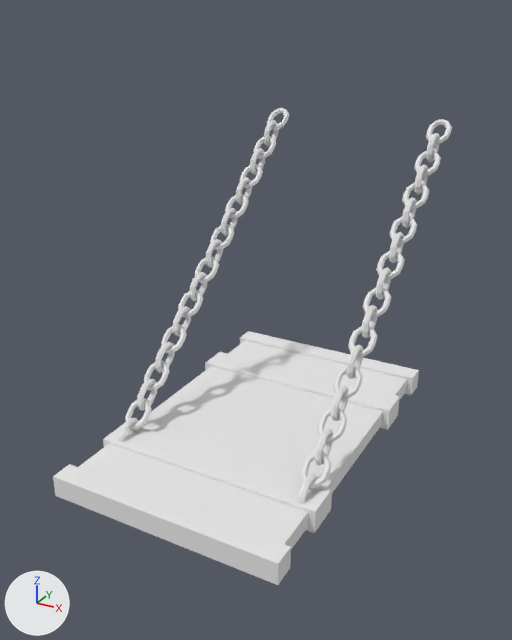
What one commit did to the Blender file Assets/Models/drawbridge.blend.
Rendered twice from a 50 mm camera at (4.51, -8.32, 5.94) aimed at (-0.22, 0.28, 1.63). Arrows for +X, +Y and +Z are at lower left; the lights stay in place.
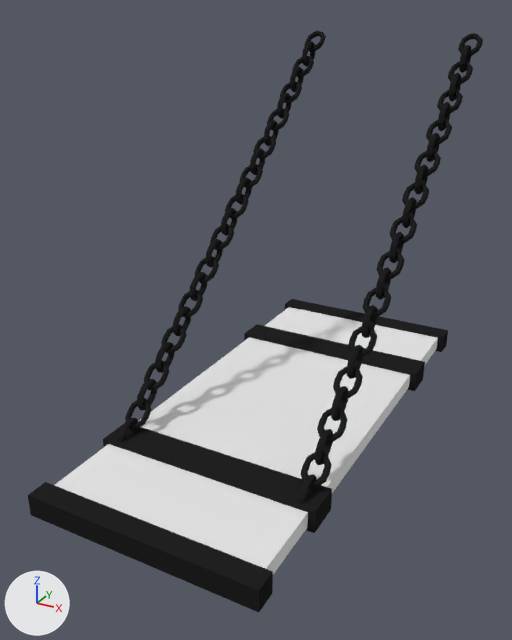
The edits, one by one:
Material 'Material' (mat_material) changes colour from white #e7e7e7 to black #222222; in linear values from (0.8, 0.8, 0.8) to (0.016, 0.016, 0.016).
me_torus is used by ob_torus; location (-1.44, -1.38, 0.18); rotation (1.571, -0.696, 1.571), in degrees (90, -40, 90).
me_torus had 2936 vertices, 2934 faces and spanned x -1.23..6.39, y -2.86..0.83, z -0.26..3.15.
me_torus now has 3800 vertices, 3798 faces and spans x -1.58..8.33, y -4.09..1.12, z -0.26..3.15.
me_torus part 1: the loose piece of 72 vertices spanning x 5.55..6.06, y -0.18..0.2, z 2.86..2.95 is copied, and the copy is moved by (1.94, 0.0, 0.0); it spans x 7.49..8.0, y -0.18..0.21, z 2.86..2.95.
me_torus part 2: the loose piece of 72 vertices spanning x 5.87..6.39, y -0.03..0.05, z 2.71..3.1 is copied, and the copy is moved by (1.94, 0.0, 0.0); it spans x 7.81..8.33, y -0.03..0.05, z 2.71..3.1.
me_torus part 3: the loose piece of 72 vertices spanning x 5.55..6.06, y -0.18..0.2, z 2.86..2.95 is copied, and the copy is moved by (1.29, 0.0, 0.0); it spans x 6.84..7.36, y -0.18..0.21, z 2.86..2.95.
me_torus part 4: the loose piece of 72 vertices spanning x 5.87..6.39, y -0.03..0.05, z 2.71..3.1 is copied, and the copy is moved by (1.29, 0.0, 0.0); it spans x 7.17..7.68, y -0.03..0.05, z 2.71..3.1.
me_torus part 5: the loose piece of 72 vertices spanning x 5.55..6.06, y -0.18..0.2, z 2.86..2.95 is copied, and the copy is moved by (0.65, 0.0, 0.0); it spans x 6.2..6.71, y -0.18..0.21, z 2.86..2.95.
me_torus part 6: the loose piece of 72 vertices spanning x 5.87..6.39, y -0.03..0.05, z 2.71..3.1 is copied, and the copy is moved by (0.65, 0.0, 0.0); it spans x 6.52..7.04, y -0.03..0.05, z 2.71..3.1.
me_torus part 7: the loose piece of 72 vertices spanning x 5.55..6.06, y -0.18..0.2, z -0.04..0.04 is copied, and the copy is moved by (1.94, 0.0, 0.0); it spans x 7.49..8.0, y -0.18..0.21, z -0.04..0.04.
me_torus part 8: the loose piece of 72 vertices spanning x 5.87..6.39, y -0.03..0.05, z -0.19..0.19 is copied, and the copy is moved by (1.94, 0.0, 0.0); it spans x 7.81..8.33, y -0.03..0.05, z -0.19..0.19.
me_torus part 9: the loose piece of 72 vertices spanning x 5.55..6.06, y -0.18..0.2, z -0.04..0.04 is copied, and the copy is moved by (1.29, 0.0, 0.0); it spans x 6.84..7.36, y -0.18..0.21, z -0.04..0.04.
me_torus part 10: the loose piece of 72 vertices spanning x 5.87..6.39, y -0.03..0.05, z -0.19..0.19 is copied, and the copy is moved by (1.29, 0.0, 0.0); it spans x 7.17..7.68, y -0.03..0.05, z -0.19..0.19.
me_torus part 11: the loose piece of 72 vertices spanning x 5.55..6.06, y -0.18..0.2, z -0.04..0.04 is copied, and the copy is moved by (0.65, 0.0, 0.0); it spans x 6.2..6.71, y -0.18..0.21, z -0.04..0.04.
me_torus part 12: the loose piece of 72 vertices spanning x 5.87..6.39, y -0.03..0.05, z -0.19..0.19 is copied, and the copy is moved by (0.65, 0.0, 0.0); it spans x 6.52..7.04, y -0.03..0.05, z -0.19..0.19.
me_torus part 13: 28 vertices moved from x 1.68..3.1, y -2.86..-1.6, z -0.26..3.15 to x 2.76..4.57, y -4.09..-2.51, z -0.26..3.15.
me_torus part 14: 12 vertices moved from x -1.23..-0.77, y 0.37..0.83, z -0.26..3.15 to x -1.58..-1.13, y 0.67..1.12, z -0.26..3.15.

Changed parts and their boxes (x1, y1, x2, y2) in the pictures (512 x 640 px; the box of a moved part takes in the faces that stretch with it):
'Torus', recoloured, reshaped (white to black, 14% wider, 22% taller)
    before: (53, 108, 452, 585)
    after: (28, 31, 483, 612)
part 1 of me_torus, added
    after: (459, 45, 471, 73)
part 2 of me_torus, added
    after: (458, 33, 483, 57)
part 3 of me_torus, added
    after: (449, 73, 461, 101)
part 4 of me_torus, added
    after: (448, 61, 473, 85)
part 5 of me_torus, added
    after: (438, 102, 451, 131)
part 6 of me_torus, added
    after: (437, 90, 463, 114)
part 7 of me_torus, added
    after: (302, 41, 316, 67)
part 8 of me_torus, added
    after: (304, 31, 326, 52)
part 9 of me_torus, added
    after: (290, 67, 304, 92)
part 10 of me_torus, added
    after: (292, 56, 314, 77)
part 11 of me_torus, added
    after: (277, 93, 291, 119)
part 12 of me_torus, added
    after: (280, 81, 302, 103)
part 13 of me_torus, moved or reshaped
    before: (138, 331, 419, 493)
    after: (138, 299, 448, 493)
part 14 of me_torus, moved or reshaped
    before: (53, 444, 308, 585)
    after: (28, 444, 308, 612)
